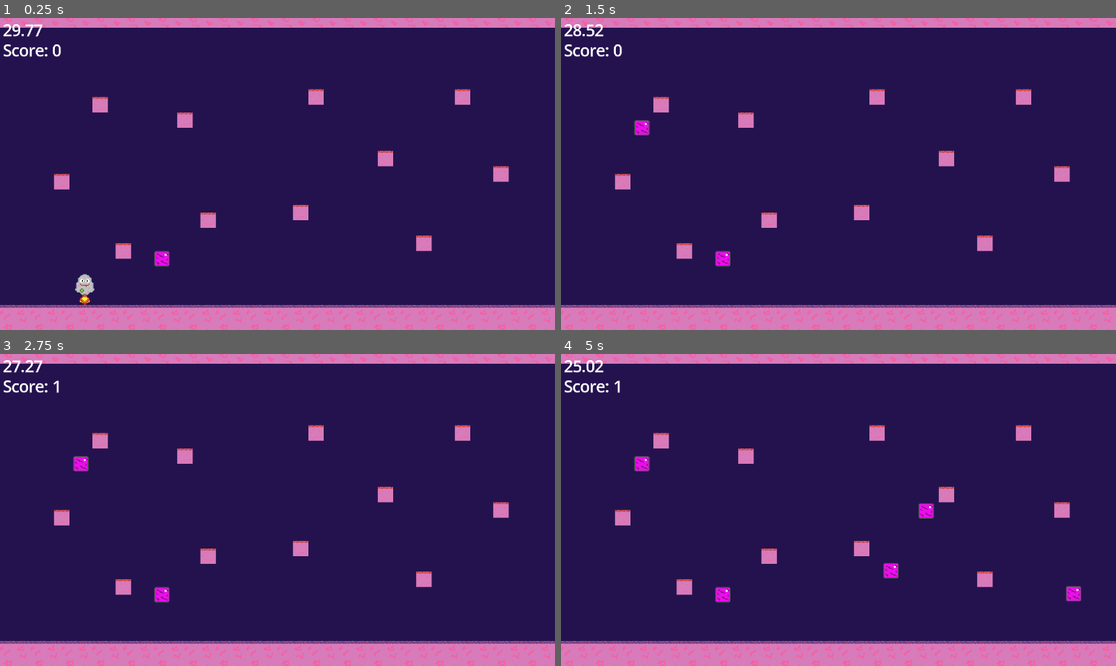
Above: before the commit, frames 1-4 (two rows, left to right).
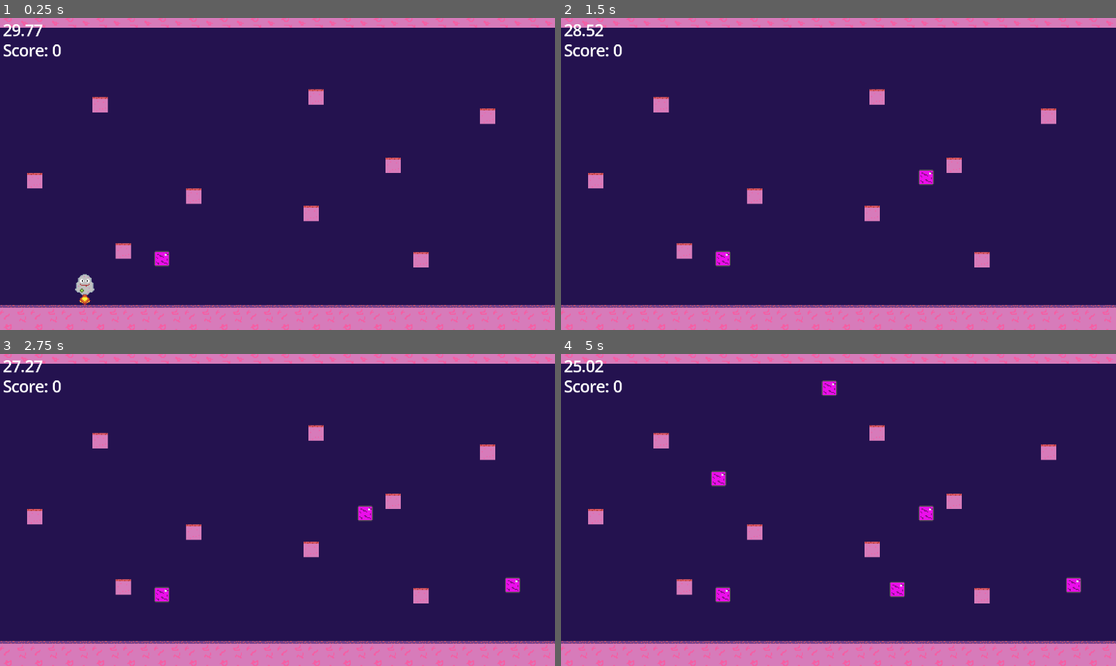
Above: after the commit, the same moments.

Repository: BigMouthInc/CS-IMGD4100GameJam
Game: Godot game, scene res://Scenes/main.tscn
Two runs of this game, one before a commit and one after it. Both use one fixed random seed, a clock stepped at 60 frames per second and the inputs below.
Inputs:
- Up to frame 1 (0.25 s): no input
- Up to frame 2 (1.5 s): hold D (move_right) from 0.53 s (still down); tap S (teleport) at 0.6, 1.35 s; tap W (jump) at 0.77 s
- Up to frame 3 (2.75 s): tap W (jump) at 1.52 s; release D (move_right) at 2.03 s; hold A (move_left) from 2.03 s (still down); tap S (teleport) at 2.1 s
- Up to frame 4 (5 s): release A (move_left) at 2.78 s; hold D (move_right) 2.78-4.28 s; tap S (teleport) at 2.85, 3.6, 4.35 s; tap W (jump) at 3.02, 3.77, 4.52 s; hold A (move_left) from 4.28 s (still down)

The runs differ from the first frame. In frame 1, 1.9% of the frame differs, in the area x 4-92%, y 22-80%; in frame 2, 2.1%; in frame 3, 2.3%; in frame 4, 2.9%, in the area x 4-94%, y 8-80%.

Commit message:
shoudlnt be as close

Diff:
--- a/cs-imgd-4100-game-jam!/Scenes/main.tscn
+++ b/cs-imgd-4100-game-jam!/Scenes/main.tscn
@@ -71,22 +71,16 @@
 position = Vector2(128, -88)
 
 [node name="platform2" parent="Platforms" instance=ExtResource("5_6bp64")]
-position = Vector2(440, -96)
+position = Vector2(437, -79)
 
 [node name="platform3" parent="Platforms" instance=ExtResource("5_6bp64")]
-position = Vector2(64, -160)
-
-[node name="platform4" parent="Platforms" instance=ExtResource("5_6bp64")]
-position = Vector2(520, -168)
-
-[node name="platform5" parent="Platforms" instance=ExtResource("5_6bp64")]
-position = Vector2(192, -224)
+position = Vector2(36, -161)
 
 [node name="platform6" parent="Platforms" instance=ExtResource("5_6bp64")]
-position = Vector2(400, -184)
+position = Vector2(408, -177)
 
 [node name="platform7" parent="Platforms" instance=ExtResource("5_6bp64")]
-position = Vector2(312, -128)
+position = Vector2(323, -127)
 
 [node name="platform8" parent="Platforms" instance=ExtResource("5_6bp64")]
 position = Vector2(104, -240)
@@ -95,10 +89,10 @@
 position = Vector2(328, -248)
 
 [node name="platform10" parent="Platforms" instance=ExtResource("5_6bp64")]
-position = Vector2(480, -248)
+position = Vector2(506, -228)
 
 [node name="platform11" parent="Platforms" instance=ExtResource("5_6bp64")]
-position = Vector2(216, -120)
+position = Vector2(201, -145)
 
 [node name="Background" type="ColorRect" parent="."]
 z_index = -100
--- a/cs-imgd-4100-game-jam!/Scripts/spawner.gd
+++ b/cs-imgd-4100-game-jam!/Scripts/spawner.gd
@@ -7,12 +7,12 @@
 func _on_block_timer_timeout() -> void:
 
 	var random_x = randf_range(50, 550)
-	var random_y = randf_range(-330, -50)
+	var random_y = randf_range(-330, -60)
 	var random_position = Vector2(random_x, random_y)
 
 	while nearBlock(random_position):
 		random_x = randf_range(50, 550)
-		random_y = randf_range(-310, -50)
+		random_y = randf_range(-310, -60)
 		random_position = Vector2(random_x, random_y)
 
 	positions.append(random_position)
@@ -27,9 +27,9 @@
 func nearBlock(new_pos: Vector2) -> bool:
 
 	for platform in platforms.get_children():
-		if platform.position.x - 8 < new_pos.x and new_pos.x < platform.position.x + 8:
+		if platform.position.x - 20 < new_pos.x and new_pos.x < platform.position.x + 20:
 			return true
-		if  platform.position.y - 8 > new_pos.y and new_pos.y > platform.position.y + 8:
+		if  platform.position.y - 20 > new_pos.y and new_pos.y > platform.position.y + 20:
 			return true
 
 	for position in positions:
Not shown: 1 places in cs-imgd-4100-game-jam!/Scenes/main.tscn that only renumber resources
